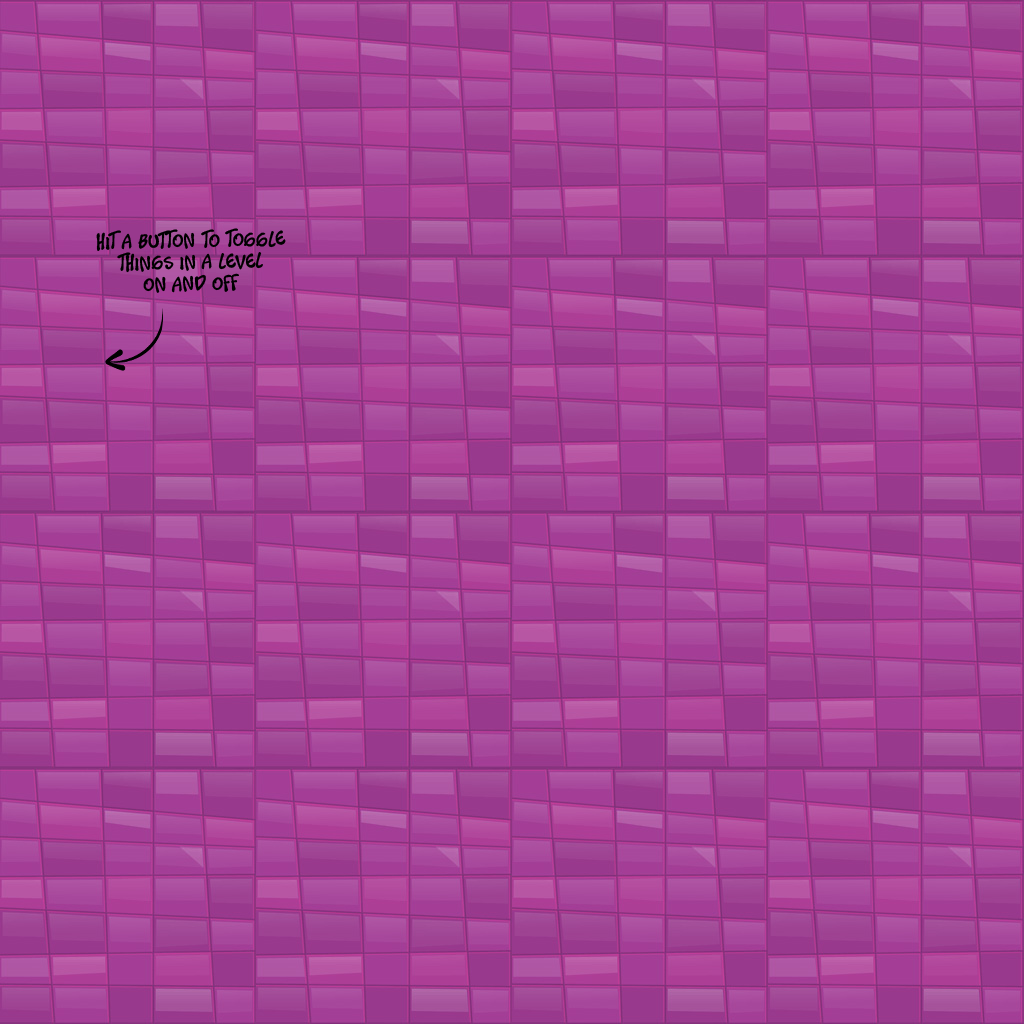
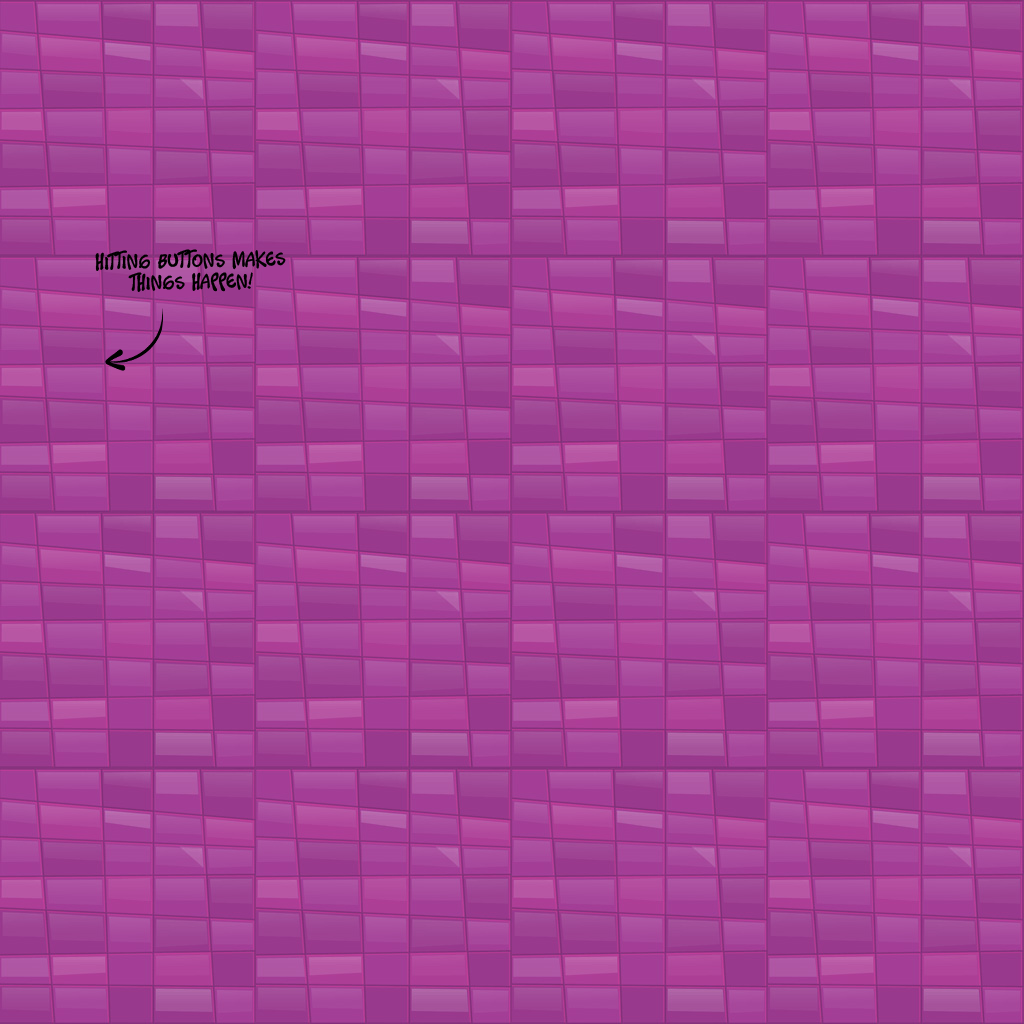
Revision of a layered (1024, 1024) image; what changed, layer by layer:
renamed "hit a button to toggle things in a level on and off" to "hitting buttons makes things happen!", painted on it over (95, 228, 286, 293)
